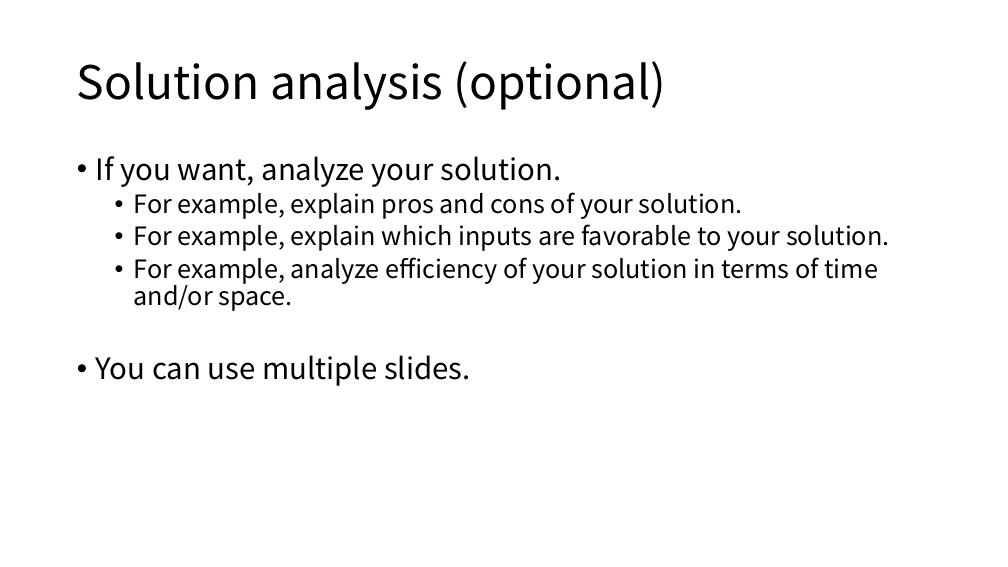
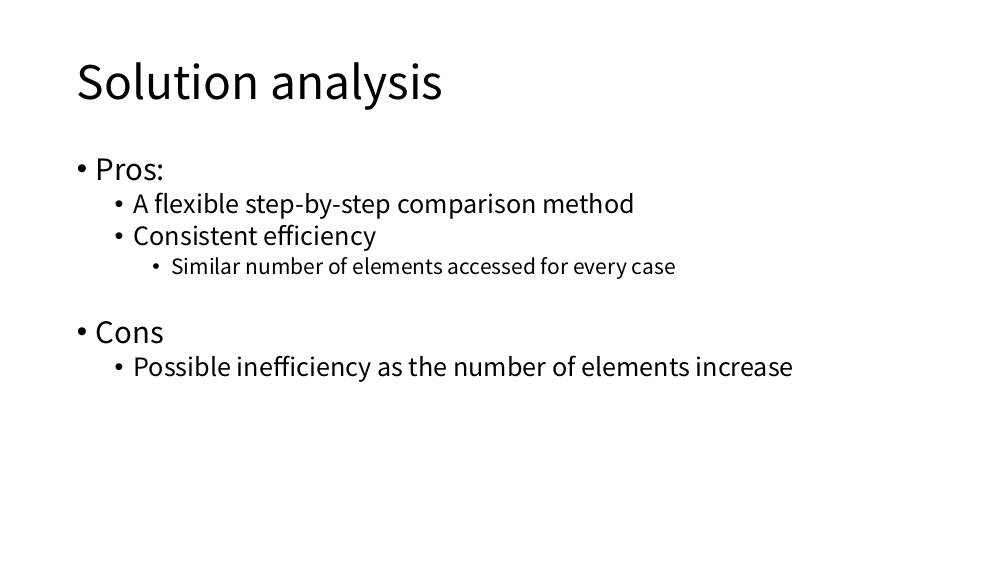
Before and after one commit to gdlee412/Problem-Solving-Techniques, a slide deck: slide 8 of 자료/Report template/Report for exercise or homework.pptx (slide 4 before the commit). Drawn at 1008x567 pixels with LibreOffice and Linux fonts; fonts in the diff are those of the drawing. Boxes give left, top, right and bottom in pixels: in the first picture for what was removed or moved away, otherwise in the second. Text is boxed around its words. In the diff, an @@ line names an element or a change of style, - is before the commit and + after.

```diff
--- a/자료/Report template/Report for exercise or homework.pptx
+++ b/자료/Report template/Report for exercise or homework.pptx
@@ title at bbox=[77, 62, 443, 110]: text changed @@
-Solution analysis (optional)
+Solution analysis
@@ text at bbox=[96, 158, 794, 382]: text changed @@
-• If you want, analyze your solution.
-  • For example, explain pros and cons of your solution.
-  • For example, explain which inputs are favorable to your solution.
-  • For example, analyze efficiency of your solution in terms of time and/or space.
-• You can use multiple slides.
+• Pros:
+  • A flexible step-by-step comparison method
+  • Consistent efficiency
+    • Similar number of elements accessed for every case
+• Cons
+  • Possible inefficiency as the number of elements increase
```
Also in this commit, not shown: 3 other slides changed, 6 slides added.
